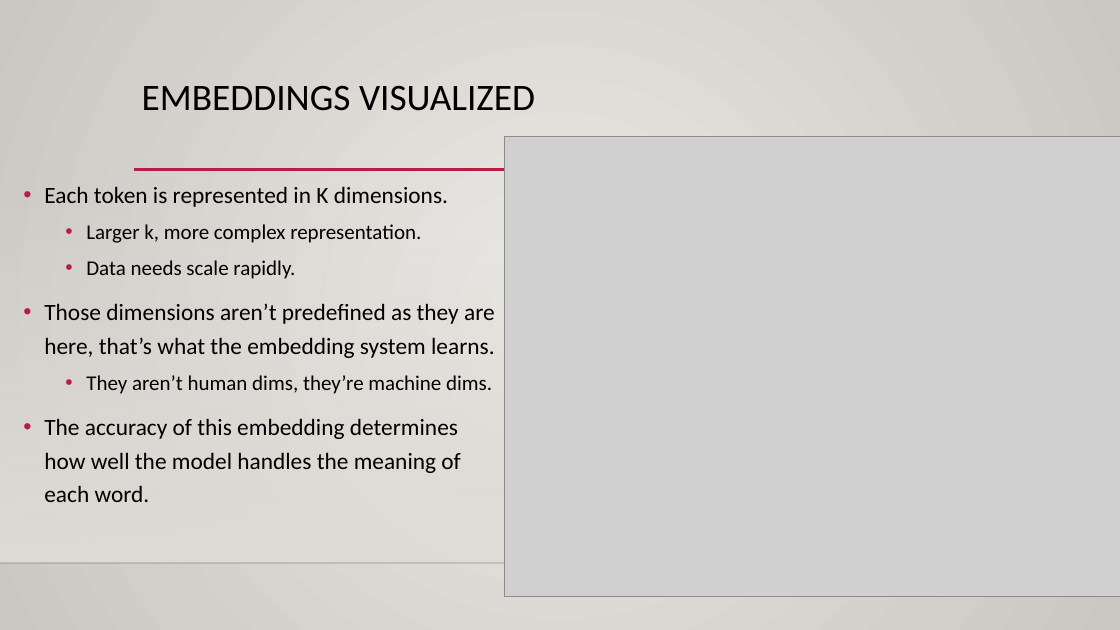
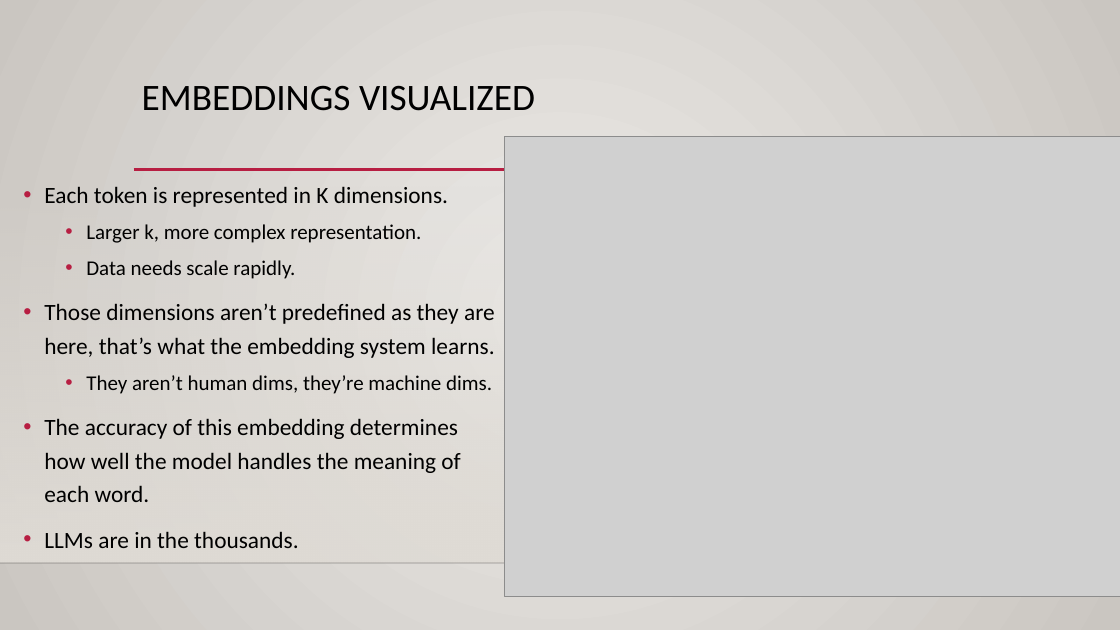
Before and after one commit to AkeemSemperDataScience/Intro_to_Machine_Learning_Students, a slide deck: slide 21 of reference_content/Slides/NLP_2.pptx. Drawn at 1120x630 pixels with LibreOffice and Linux fonts; fonts in the diff are those of the drawing; grey boxes stand for pictures; background and template pictures are left out. Boxes give left, top, right and bottom in pixels: in the first picture for what was removed or moved away, otherwise in the second. Text is boxed around its words. In the diff, an @@ line names an element or a change of style, - is before the commit and + after.

```diff
--- a/reference_content/Slides/NLP_2.pptx
+++ b/reference_content/Slides/NLP_2.pptx
@@ text at (44,531,299,548): paragraph added @@
+• LLMs are in the thousands.
```
Also in this commit, not shown: 1 other slide changed, 2 slides added, 1 slide removed, 3 other files.
